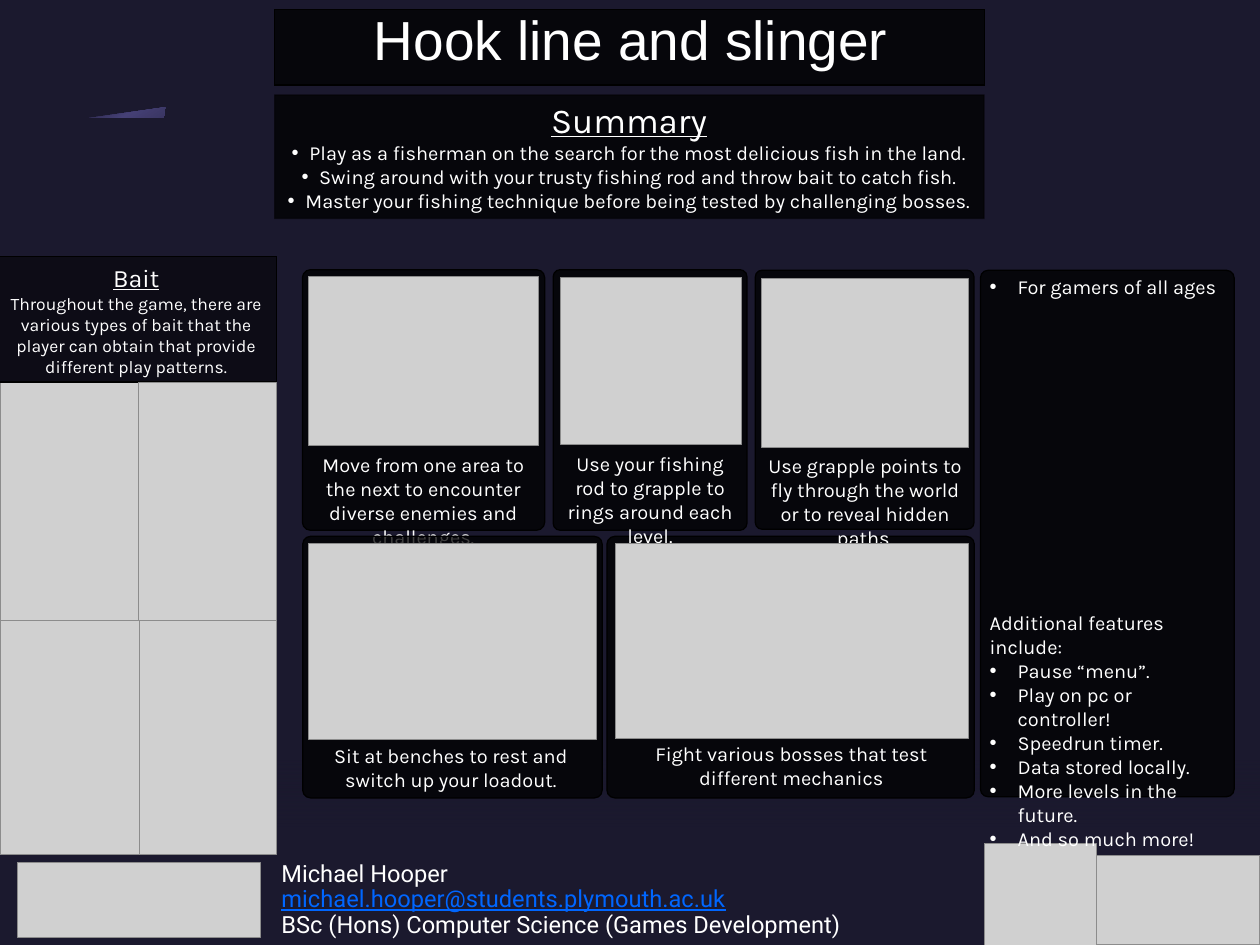
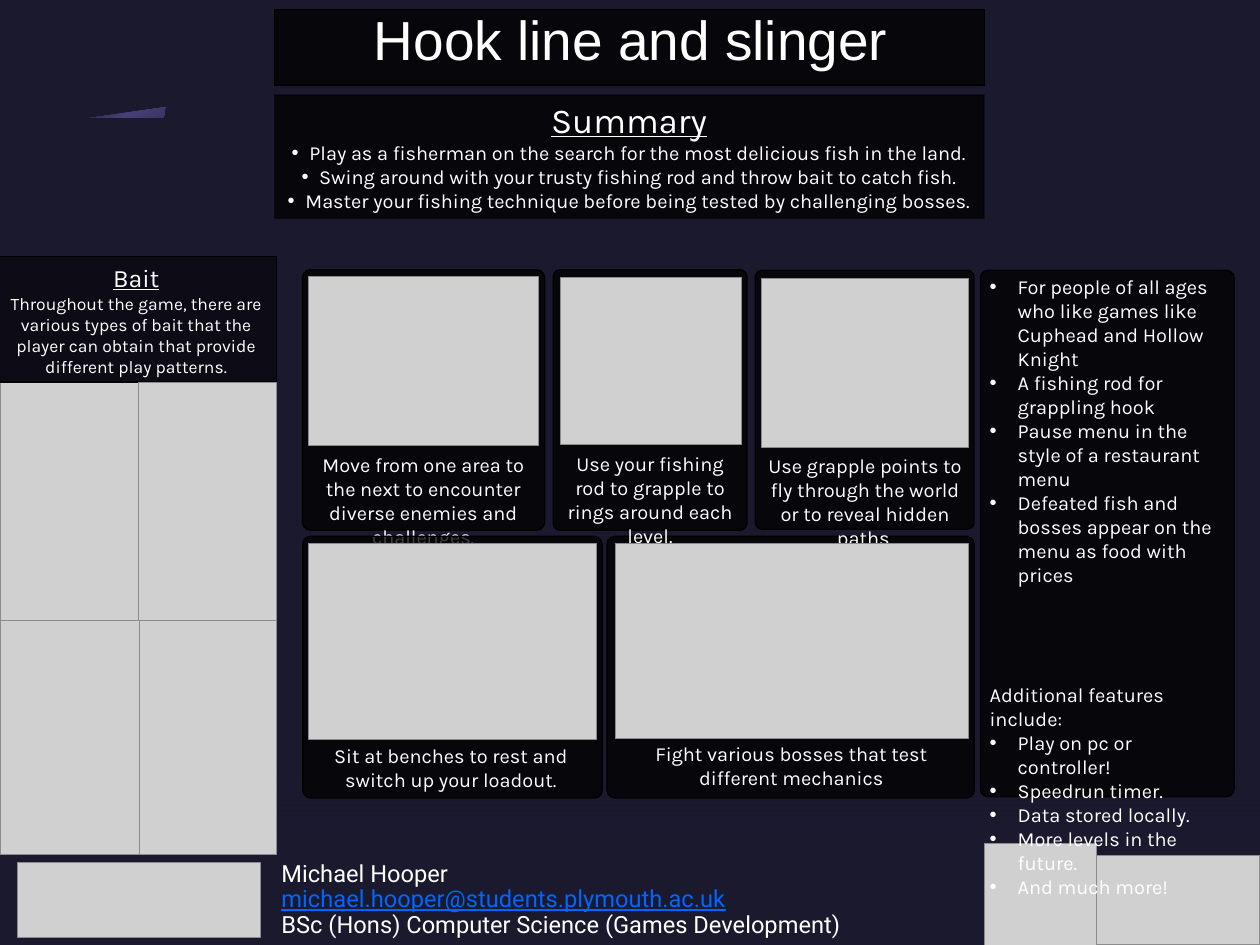
Before and after one commit to MichaelHooper36/COMP3000-Final-Year-Project, a slide deck: slide 1 of Poster.pptx. Drawn at 1260x945 pixels with LibreOffice and Linux fonts; fonts in the diff are those of the drawing; grey boxes stand for pictures; background and template pictures are left out. Boxes give left, top, right and bottom in pixels: in the first picture for what was removed or moved away, otherwise in the second. Text is boxed around its words. In the diff, an @@ line names an element or a change of style, - is before the commit and + after.

```diff
--- a/Poster.pptx
+++ b/Poster.pptx
@@ text at (1018,280,1212,587): text changed @@
-• For gamers of all ages
+• For people of all ages who like games like Cuphead and Hollow Knight
+• A fishing rod for grappling hook
+• Pause menu in the style of a restaurant menu
+• Defeated fish and bosses appear on the menu as food with prices
@@ text at (1018,665,1149,679): paragraph removed @@
-• Pause “menu”.
@@ text at (1018,876,1168,900): text changed @@
-• And so much more!
+• And much more!
```
Also in this commit, not shown: 46 other files.
